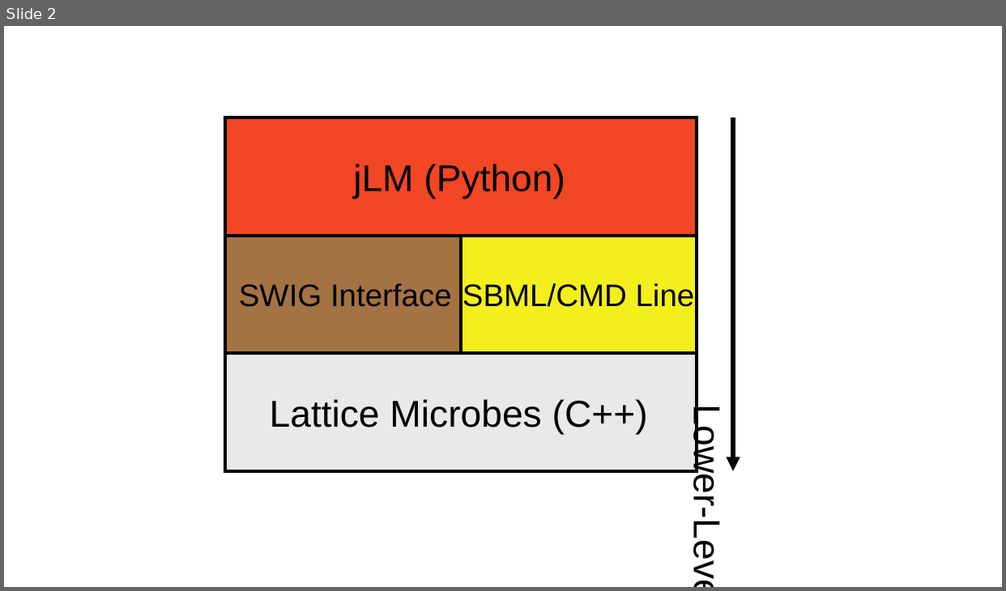
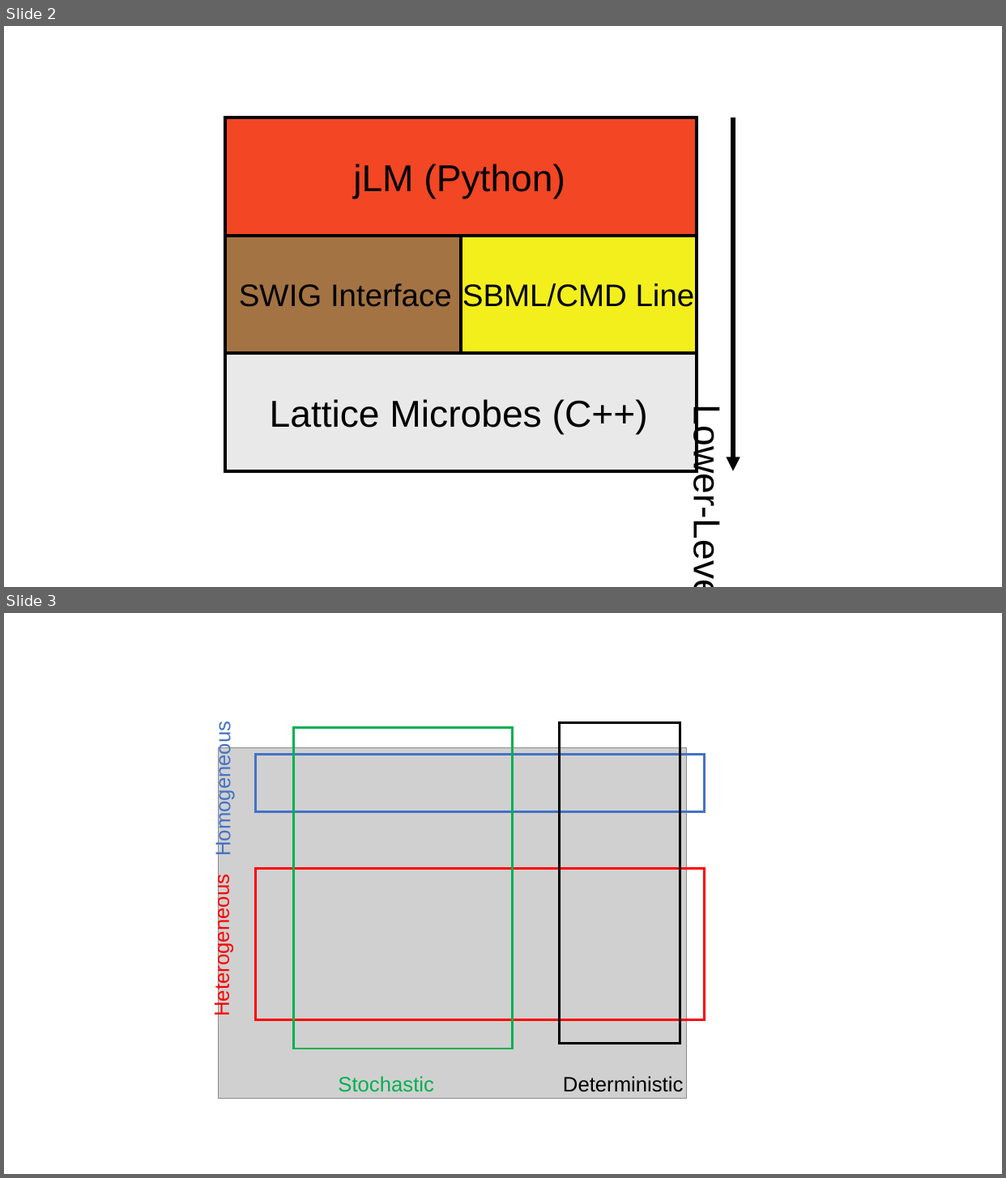
Before and after one commit to Luthey-Schulten-Lab/SummerSchool_2025, a slide deck: CME/figs/figs_introduction/jLM_Schematic.pptx. Shown one above the other, each under a label of ours: slide 2 before the commit, slides 2 and 3 after it. The pictures are 1006x591 and 1006x1178 pixels, drawn with LibreOffice and Linux fonts; fonts in the diff are those of the drawing; grey boxes stand for pictures. Boxes give left, top, right and bottom in pixels: in the first picture for what was removed or moved away, otherwise in the second. Text is boxed around its words. In the diff, an @@ line names an element or a change of style, - is before the commit and + after.

```diff
--- a/CME/figs/figs_introduction/jLM_Schematic.pptx
+++ b/CME/figs/figs_introduction/jLM_Schematic.pptx
@@ slide 3 added at <box>4,613,1002,1174</box>, background #FFFFFF @@
@@ group added at <box>211,722,705,1099</box>: 4 texts, 4 rectangles, 1 picture @@
+Deterministic
+Stochastic
+Homogeneous
+Heterogeneous
```
Also in this commit, not shown: 6 other slides added.
